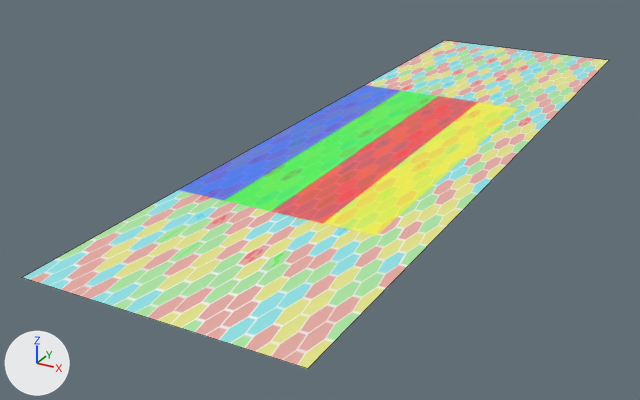
The FBX model VanishingSong/VanishingSong/Model/Battle/stage/BattleStage.fbx: old version first, new version second.
Rendered twice from a 50 mm camera at (1.44, -3.33, 1.27) aimed at (-0.27, -0.21, -0.29). Every picture has the same lights, and +X, +Y and +Z are marked at lower left. Mesh edges are drawn as thin lines. Where no turn or scale is listed for an object, it has been applied to the vertices.
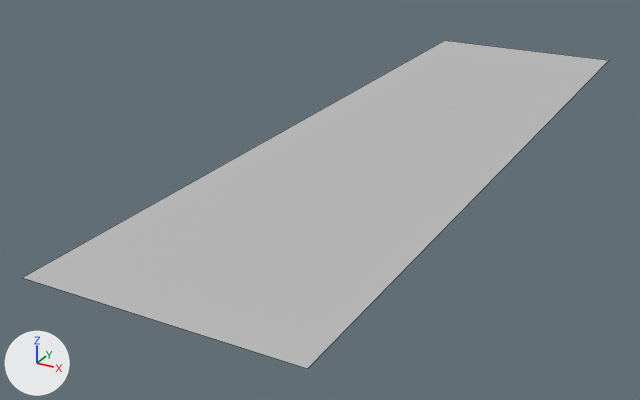
The newer file is also turned or shifted as a whole; pictures and numbers use the older file's frame.

Boxes [x1, y1, x2, y2] around the edits, measured in the pictures (640 x 400 px):
'pPlane1', recoloured, reshaped: [22, 40, 609, 369] in both

Patch to the scene script:
```diff
--- a/VanishingSong/VanishingSong/Model/Battle/stage/BattleStage.fbx.py
+++ b/VanishingSong/VanishingSong/Model/Battle/stage/BattleStage.fbx.py
@@ mat_lambert1 @@
+mat_lambert1 = principled_material('lambert1')
+mat_lambert1.base_color = (0.5, 0.5, 0.5)  # grey #bcbcbc
+mat_lambert1.roughness = 0.693
@@ me_mesh @@
 me_mesh.from_pydata(...)  # 4 vertices, 1 face; spans x -0.5..0.5, y -1.74..1.74, z 0.0
 # used by ob_pplane1; location = (0.0, 0.067, -0.03)
-me_mesh.vertices[0].co = (0.5, 1.74, 0.0)  # pixel (609, 60)
-me_mesh.vertices[1].co = (-0.5, 1.74, 0.0)  # pixel (444, 40)
-me_mesh.vertices[2].co = (0.5, -1.74, 0.0)  # pixel (307, 368)
-me_mesh.vertices[3].co = (-0.5, -1.74, 0.0)  # pixel (21, 277)
-me_mesh.materials.append(mat_lambert3)  # picture img_sute_ji_png
+# me_mesh part 1
+me_mesh.vertices[0].co = (-0.5, -1.74, 0.0)  # pixel (21, 277)
+me_mesh.vertices[1].co = (0.5, -1.74, 0.0)  # pixel (307, 368)
+me_mesh.vertices[2].co = (-0.5, 1.74, 0.0)  # pixel (444, 40)
+me_mesh.vertices[3].co = (0.5, 1.74, 0.0)  # pixel (609, 60)
+me_mesh.materials.append(mat_lambert1)  # grey #bcbcbc
```
